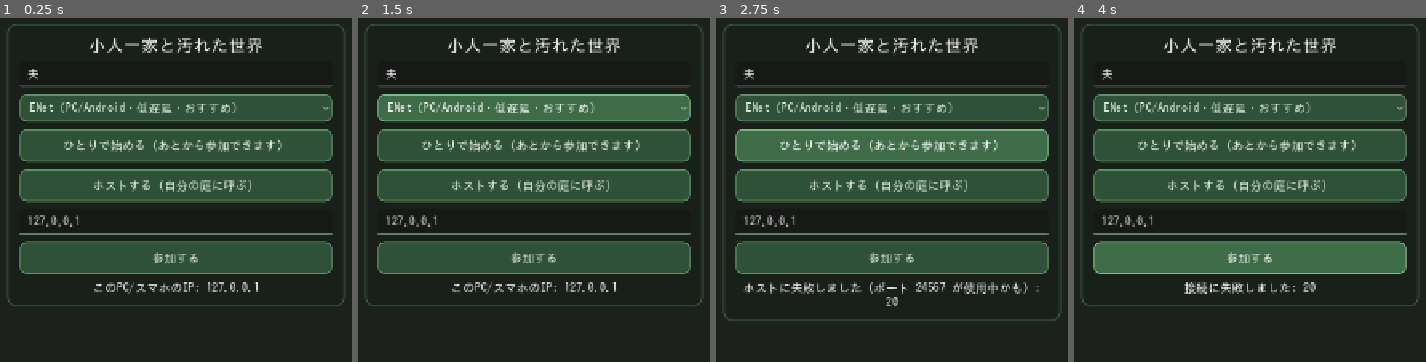
Above: before the commit, frames 1-4 (left to right).
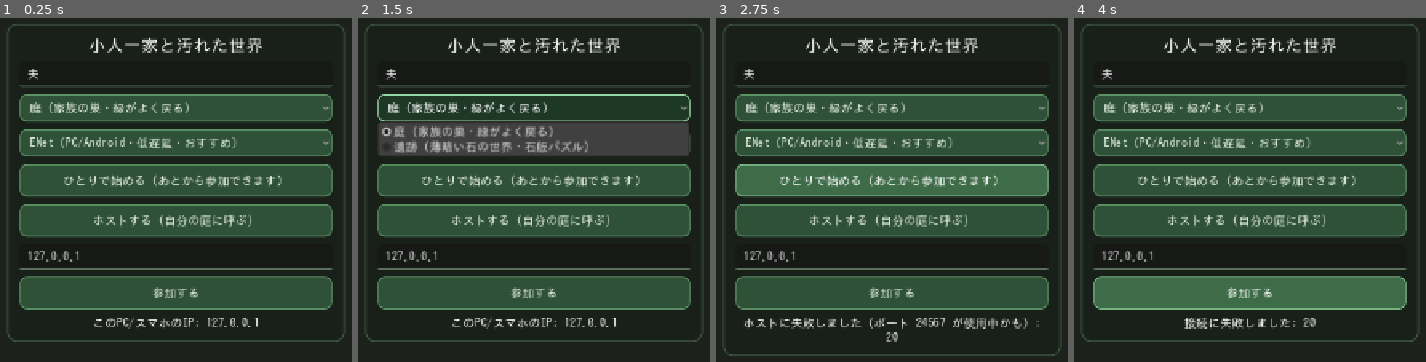
Above: after the commit, the same moments.

Repository: amami-cell/susabiyu-ig-auto
Game: Godot game, scene res://scenes/main.tscn
Two runs of this game, one before a commit and one after it. Both use one fixed random seed, a clock stepped at 60 frames per second and the inputs below.
Inputs (mouse positions are in pixels of both pictures, inside the frame that each line leads up to):
- Up to frame 1 (0.25 s): no input
- Up to frame 2 (1.5 s): click "ENet（PC/Android・低遅延・おすすめ）" at 0.5 s; click (534, 107) at 1.25 s, where only the run after the commit has a clickable "庭（家族の巣・緑がよく戻る）"
- Up to frame 3 (2.75 s): click "ひとりで始める（あとから参加できます）" at 2 s
- Up to frame 4 (4 s): click "ホストする（自分の庭に呼ぶ）" at 2.75 s; click "参加する" at 3.5 s

The runs differ from the first frame. In frame 1, 36% of the frame differs, in the area x 1-99%, y 24-95%; in frame 2, 45%; in frame 3, 47%, in the area x 1-99%, y 24-99%; in frame 4, 37%.

Commit message:
kobito-3d: 遺跡を別世界に(biome切替)＝ロビーで庭/遺跡を選べる
同じ庭システムのまま、色・霧・草花密度・石柱を切り替えて“別世界”を出す。
（M5=世界拡張の足がかり。エリア読み切りの原型）

garden.gd
- biome("garden"/"ruins")。set_biome()で色・霧・草花・石柱をまとめて切替
- 遺跡: 薄暗い翠の空気(回復しても青空にならない)・常にうっすら霧・苔むした石の地面・
  草まばら(28%)・花なし・石柱10本を配置。石版パズルが映える舞台
- 草花のMultiMeshInstance参照を保持し、密度をbiomeで調整

Net / main / lobby
- Net.world_biome を追加。ホストが決め、参加者へ _remote_biome で配布
- main: 生成時に biome を渡し、後から変わっても set_biome で反映
- lobby: 「はじまりの場所: 庭 / 遺跡」セレクタ(ブラウザ参加は非表示・ホストが決める)
- main: 開発確認用に --ruins を追加

検証: solo/offline 自己点検OK。--ruins で薄暗い石柱の遺跡＋顔腕つき家族を確認。
2台接続はCIで検証。

Co-Authored-By: Claude Opus 4.8 <noreply@anthropic.com>
Claude-Session: https://claude.ai/code/session_01Vw7YN8y4ArxBhwqv8CY4gx

Diff:
--- a/kobito-3d/autoload/net.gd
+++ b/kobito-3d/autoload/net.gd
@@ -17,6 +17,7 @@
 ##   ひとりで試すときだけは OfflineMultiplayerPeer を使って、通信なしで同じ道を通す。
 
 signal status_changed(text: String)
+signal biome_changed(biome: String)
 signal roster_changed
 signal session_started
 signal session_ended(reason: String)
@@ -36,6 +37,7 @@
 ## ブラウザ版の1人プレイが壊れていないかを、PC上のCIで確かめるために使う。
 var force_offline := false
 var my_display_name := "夫"
+var world_biome := "garden"   # 舞台。ロビーで選ぶ（庭/遺跡）。ホストが決めて全員に配る
 var is_online := false
 
 ## peer_id -> { "name": String, "role": int }
@@ -162,6 +164,7 @@
 	# 新規参加者へ、今いる全員と、今の環境回復度を教える
 	for pid in roster:
 		rpc_id(id, "_remote_register", pid, roster[pid]["name"], roster[pid]["role"])
+	rpc_id(id, "_remote_biome", world_biome)
 	WorldState.send_to(id)
 
 
@@ -194,6 +197,12 @@
 	var role := _register(id, display_name)
 	# 全員（自分含む）へ通知
 	rpc("_remote_register", id, display_name, role)
+
+
+@rpc("authority", "reliable")
+func _remote_biome(biome: String) -> void:
+	world_biome = biome
+	biome_changed.emit(biome)
 
 
 @rpc("authority", "call_local", "reliable")
--- a/kobito-3d/scenes/main.gd
+++ b/kobito-3d/scenes/main.gd
@@ -14,12 +14,17 @@
 	_show_lobby(true)
 	Net.session_started.connect(_on_session_started)
 	Net.session_ended.connect(_on_session_ended)
+	Net.biome_changed.connect(func(b: String) -> void:
+		if _garden != null and _garden.has_method("set_biome"):
+			_garden.set_biome(b))
 
 	var args := OS.get_cmdline_user_args()
 	if args.has("--ws"):
 		Net.transport = Net.Transport.WEBSOCKET
 	if args.has("--offline"):
 		Net.force_offline = true
+	if args.has("--ruins"):
+		Net.world_biome = "ruins"
 	if args.has("--shot"):
 		_run_shot()
 		return
@@ -41,6 +46,7 @@
 	if _garden != null:
 		return
 	_garden = GardenScene.instantiate()
+	_garden.biome = Net.world_biome
 	$World.add_child(_garden)
 	_show_lobby(false)
 
--- a/kobito-3d/scenes/ui/lobby.gd
+++ b/kobito-3d/scenes/ui/lobby.gd
@@ -17,7 +17,17 @@
 @onready var _join: Button = $Panel/VBox/JoinButton
 
 
+var _biome: OptionButton = null
+
 func _ready() -> void:
+	# 舞台セレクタを名前欄の下に差し込む（庭/遺跡）
+	_biome = OptionButton.new()
+	_biome.add_item("庭（家族の巣・緑がよく戻る）", 0)
+	_biome.add_item("遺跡（薄暗い石の世界・石版パズル）", 1)
+	var vbox := $Panel/VBox
+	vbox.add_child(_biome)
+	vbox.move_child(_biome, 2)   # なまえ／通信路 の下あたり
+
 	_transport.add_item("ENet（PC/Android・低遅延・おすすめ）", Net.Transport.ENET)
 	_transport.add_item("WebSocket（ブラウザでも動く）", Net.Transport.WEBSOCKET)
 	_transport.selected = 1 if Net.transport == Net.Transport.WEBSOCKET else 0
@@ -44,6 +54,8 @@
 	# 通信路は WebSocket 固定。選ばせても間違えるだけなので隠す。
 	_transport.visible = false
 	_host.visible = false
+	if _biome != null:
+		_biome.visible = false
 	_solo.text = "ひとりで試す（通信なし）"
 	_join.text = "ホストに参加する"
 	_addr_edit.text = Net.web_default_address()
@@ -55,6 +67,8 @@
 	Net.my_display_name = typed if not typed.is_empty() else "小人"
 	if not Net.is_web():
 		Net.transport = _transport.get_item_id(_transport.selected) as Net.Transport
+	if _biome != null:
+		Net.world_biome = "ruins" if _biome.selected == 1 else "garden"
 
 
 func _on_solo() -> void:
--- a/kobito-3d/scenes/world/garden.gd
+++ b/kobito-3d/scenes/world/garden.gd
@@ -69,6 +69,12 @@
 var _plant_mm: MultiMesh = null
 var _plant_base := PackedVector3Array()
 var _plant_rot := PackedFloat32Array()
+var _grass_mmi: MultiMeshInstance3D = null
+var _flower_mmi: MultiMeshInstance3D = null
+var _pillars: Node3D = null
+
+# 舞台(biome)。"garden"=庭 / "ruins"=遺跡。main が session 開始時に設定。
+var biome := "garden"
 
 
 func _ready() -> void:
@@ -244,6 +250,68 @@
 	_build_plants()
 	_build_grass()
 	_build_flowers()
+	_build_pillars()
+	_apply_biome()
+
+
+func _is_ruins() -> bool:
+	return biome == "ruins"
+
+
+## 舞台を切り替える（庭⇔遺跡）。色・霧・草花の密度・石柱をまとめて変える。
+func set_biome(b: String) -> void:
+	biome = b
+	_apply_biome()
+
+
+func _apply_biome() -> void:
+	var ruins := _is_ruins()
+	if _pillars != null:
+		_pillars.visible = ruins
+	# 遺跡は草まばら・花なし。庭は満開まで戻る。
+	if _grass_mmi != null:
+		_grass_mmi.multimesh.visible_instance_count = int(GRASS_COUNT * (0.28 if ruins else 1.0))
+	if ruins and _flower_mm != null:
+		_flower_mm.visible_instance_count = 0
+	# 地面の色（遺跡＝苔むした石）
+	if _ground_shader != null:
+		if ruins:
+			_ground_shader.set_shader_parameter("soil", Color(0.28, 0.28, 0.26))
+			_ground_shader.set_shader_parameter("grass", Color(0.30, 0.42, 0.28))
+		else:
+			_ground_shader.set_shader_parameter("soil", Color(0.34, 0.27, 0.19))
+			_ground_shader.set_shader_parameter("grass", Color(0.30, 0.55, 0.25))
+	if _sun != null:
+		_sun.light_color = Color(0.7, 0.78, 0.72) if ruins else Color(1.0, 0.95, 0.86)
+		_sun.light_energy = 0.8 if ruins else 1.15
+	_on_recovery_changed(WorldState.recovery)
+
+
+## 遺跡の石柱（崩れた土管・古い柱のイメージ）。庭では隠す。
+func _build_pillars() -> void:
+	_pillars = Node3D.new()
+	_pillars.name = "Pillars"
+	add_child(_pillars)
+	var rng := RandomNumberGenerator.new()
+	rng.seed = 31337
+	for i in 10:
+		var h := rng.randf_range(1.5, 3.5)
+		var pillar := MeshInstance3D.new()
+		var cm := CylinderMesh.new()
+		cm.top_radius = 0.35
+		cm.bottom_radius = 0.42
+		cm.height = h
+		cm.radial_segments = 8
+		pillar.mesh = cm
+		var mat := StandardMaterial3D.new()
+		mat.albedo_color = Color(0.32, 0.33, 0.30).lerp(Color(0.26, 0.34, 0.26), rng.randf())
+		mat.roughness = 0.95
+		pillar.material_override = mat
+		var ang := rng.randf_range(0.0, TAU)
+		var rad := rng.randf_range(6.0, 18.0)
+		pillar.position = Vector3(cos(ang) * rad, h * 0.5, sin(ang) * rad)
+		pillar.rotation = Vector3(rng.randf_range(-0.12, 0.12), rng.randf_range(0.0, TAU), rng.randf_range(-0.12, 0.12))
+		_pillars.add_child(pillar)
 
 
 ## 小石。常に散らばっている地面ディテール（回復に関係なく“地面らしさ”を足す）。
@@ -482,6 +550,7 @@
 	mmi.name = "Grass"
 	mmi.multimesh = _grass_mm
 	mmi.cast_shadow = GeometryInstance3D.SHADOW_CASTING_SETTING_OFF   # 草の影は重い＆汚いので切る
+	_grass_mmi = mmi
 	add_child(mmi)
 	_update_grass(WorldState.recovery)
 
@@ -520,6 +589,7 @@
 	var mmi := MultiMeshInstance3D.new()
 	mmi.name = "Flowers"
 	mmi.multimesh = _flower_mm
+	_flower_mmi = mmi
 	add_child(mmi)
 	_update_flowers(WorldState.recovery)
 
@@ -538,11 +608,26 @@
 func _update_flowers(r: float) -> void:
 	if _flower_mm == null:
 		return
+	if _is_ruins():
+		_flower_mm.visible_instance_count = 0   # 遺跡に花は咲かない
+		return
 	var t := clampf((r - 0.3) / 0.7, 0.0, 1.0)
 	_flower_mm.visible_instance_count = int(round(FLOWER_COUNT * t))
 
 
 func _update_sky_fog(r: float) -> void:
+	if _is_ruins():
+		# 遺跡：薄暗く苔むした空気。回復しても“青空”にはならず、澄んだ翠に。
+		if _sky_mat != null:
+			_sky_mat.sky_top_color = Color(0.16, 0.20, 0.20).lerp(Color(0.22, 0.34, 0.30), r)
+			_sky_mat.sky_horizon_color = Color(0.30, 0.34, 0.30).lerp(Color(0.42, 0.52, 0.42), r)
+			_sky_mat.ground_horizon_color = Color(0.24, 0.26, 0.22)
+			_sky_mat.ground_bottom_color = Color(0.2, 0.22, 0.2)
+		var e := _env.environment
+		if e != null:
+			e.fog_light_color = Color(0.32, 0.40, 0.34).lerp(Color(0.45, 0.58, 0.48), r)
+			e.fog_density = lerpf(0.07, 0.03, r)   # 常にうっすら霧が残る
+		return
 	if _sky_mat != null:
 		_sky_mat.sky_top_color = Color(0.34, 0.34, 0.40).lerp(Color(0.25, 0.5, 0.85), r)
 		_sky_mat.sky_horizon_color = Color(0.62, 0.57, 0.5).lerp(Color(0.72, 0.86, 0.95), r)
